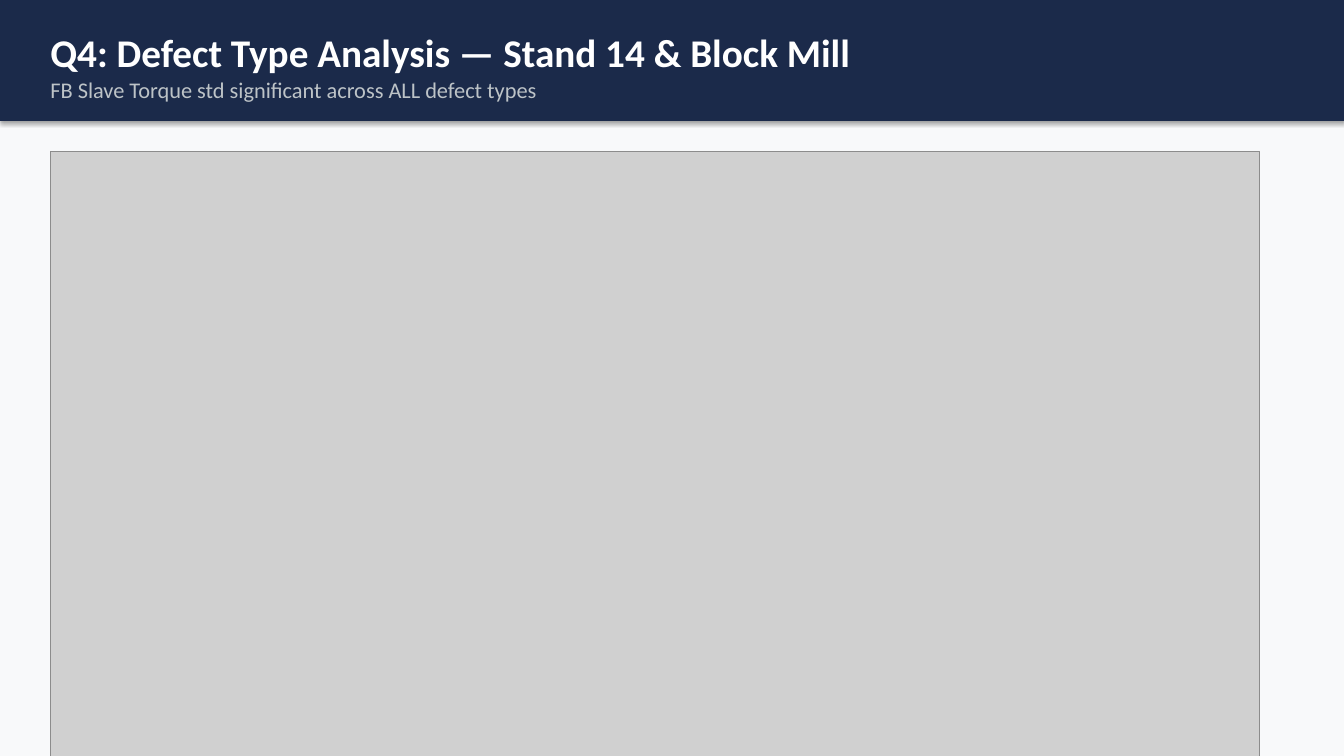
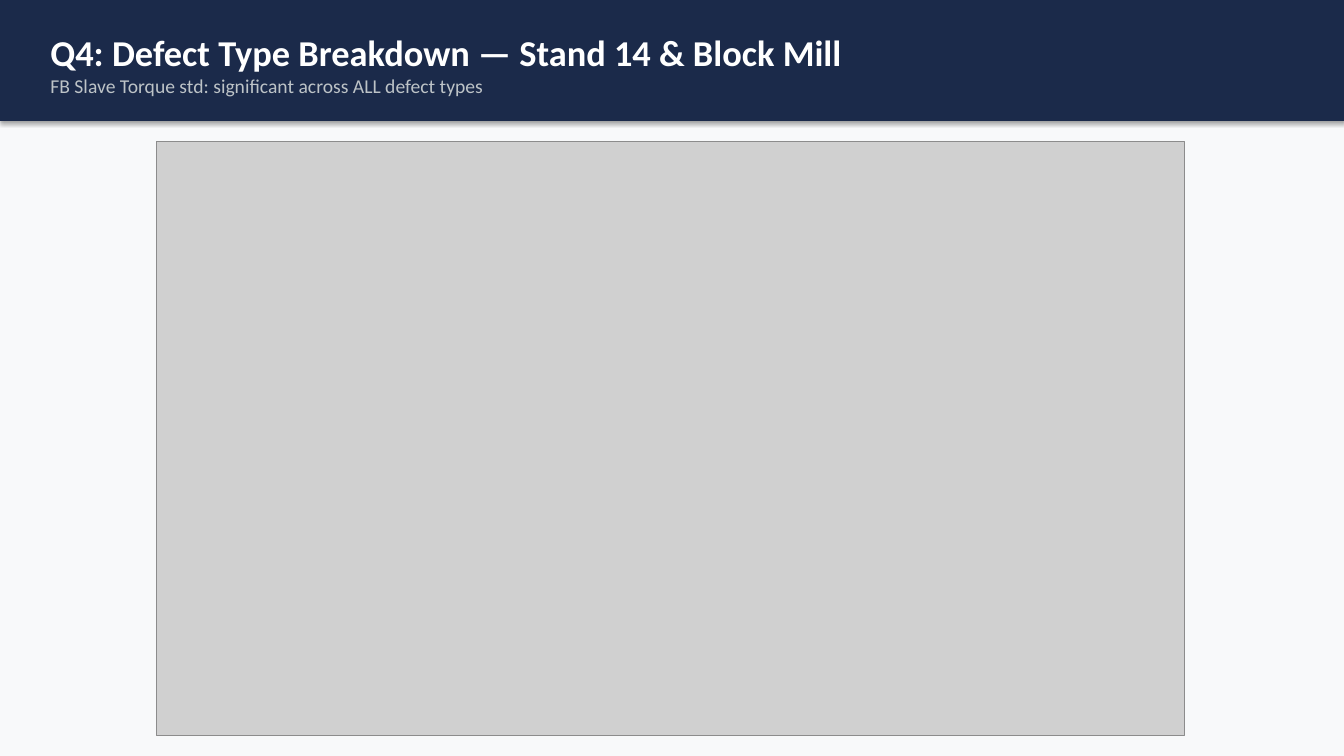
Before and after one commit to pathcosmos/steel_grade_iqr_analysis_v2, a slide deck: slide 12 of 0330_additional/0330_DH_Steel_IBA_Analysis_Report.pptx. Drawn at 1344x756 pixels with LibreOffice and Linux fonts; fonts in the diff are those of the drawing; grey boxes stand for pictures. Boxes give left, top, right and bottom in pixels: in the first picture for what was removed or moved away, otherwise in the second. Text is boxed around its words. In the diff, an @@ line names an element or a change of style, - is before the commit and + after.

```diff
--- a/0330_additional/0330_DH_Steel_IBA_Analysis_Report.pptx
+++ b/0330_additional/0330_DH_Steel_IBA_Analysis_Report.pptx
@@ text in rectangle at (50,40,842,97): text changed; size 16 to 14 pt @@
-Q4: Defect Type Analysis — Stand 14 & Block Mill
-FB Slave Torque std significant across ALL defect types
+Q4: Defect Type Breakdown — Stand 14 & Block Mill
+FB Slave Torque std: significant across ALL defect types
@@ picture: place and size @@
-picture at (50,151,1260,756)
+picture at (156,141,1185,736)
```
Also in this commit, not shown: 16 other slides changed.
